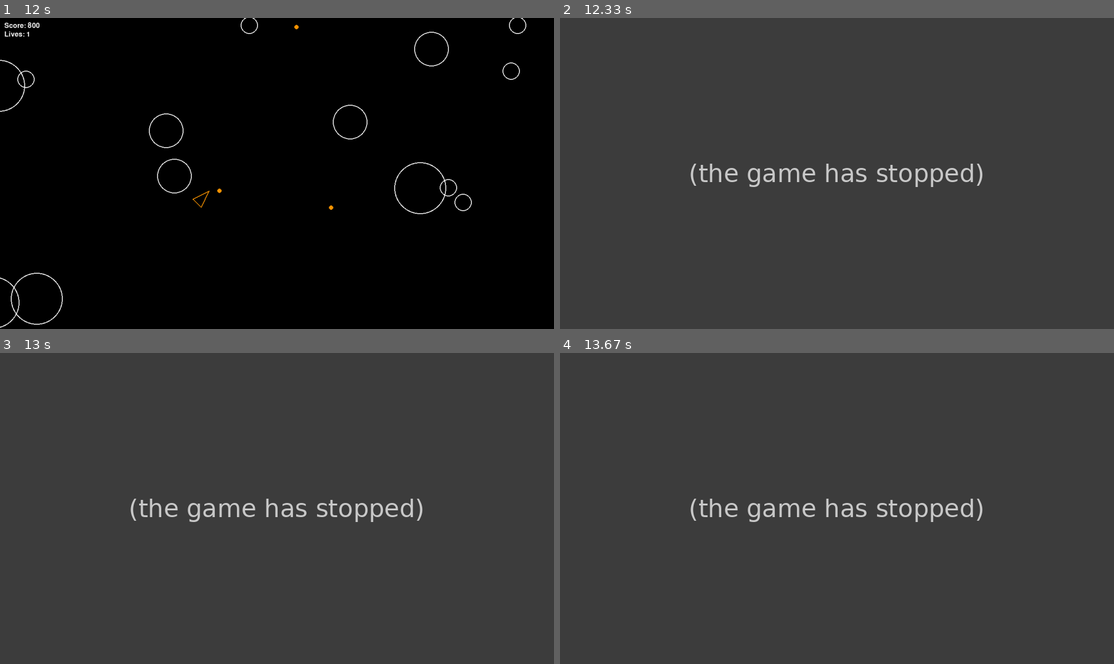
Above: before the commit, frames 1-4 (two rows, left to right).
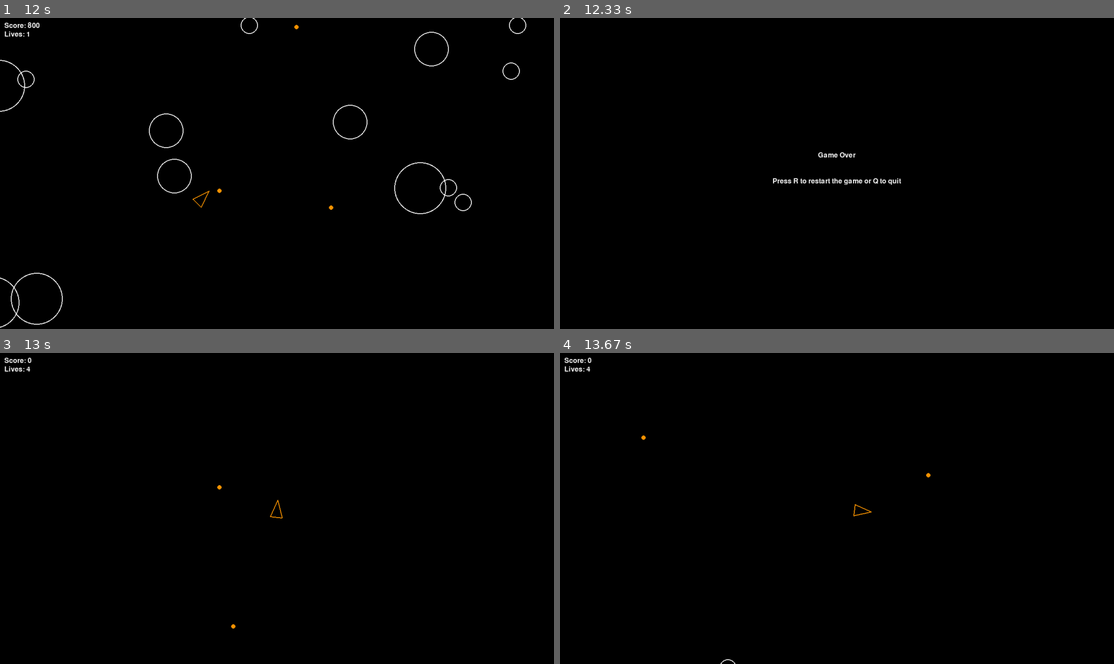
Above: after the commit, the same moments.

Repository: tp-coder/pygame-asteroid
Game: pygame game, started from main.py
Two runs of this game, one before a commit and one after it. Both use one fixed random seed, a clock stepped at 60 frames per second and the inputs below.
Inputs:
- Up to frame 1 (12 s): tap Space at 0.33, 0.73, 1.03, 1.23, 1.53, 1.9, 2.3, 2.6, 2.8, 3.1, 3.3, 3.63, 3.93, 4.13, 4.43, 4.7, 5.03, 5.33, 5.8, 6.2, 6.5, 6.87, 7.27, 7.57, 7.77, 8.07, 8.27, 8.6, 8.9, 9.1, 9.4, 9.67, 10, 10.3, 10.43, 10.83, 11.13, 11.5, 11.9 s; hold Up 0.67-1.13 s; hold Right 1.17-1.8 s; hold Down 1.83-2.2 s; hold Left 2.23-2.7 s; hold Right 2.73-3.2 s; hold Up 3.23-3.53 s; hold Right 3.57-4.03 s; hold Left 4.07-4.6 s; hold Down 4.63-4.93 s; hold Left 4.97-5.37 s; tap A at 5.4 s; hold Up 5.73-6.1 s; hold Right 6.13-6.77 s; hold Down 6.8-7.17 s; hold Left 7.2-7.67 s; hold Right 7.7-8.17 s; hold Up 8.2-8.5 s; hold Right 8.53-9 s; hold Left 9.03-9.57 s; hold Down 9.6-9.9 s; hold Left 9.93-10.33 s; hold Up 10.37-10.73 s; hold Right 10.77-11.4 s; hold Down 11.43-11.8 s; hold Left from 11.83 s (still down)
- Up to frame 2 (12.33 s): tap Space at 12.2 s; release Left at 12.3 s
- Up to frame 3 (13 s): hold R 12.33-12.8 s; hold Right 12.33-12.8 s; tap Space at 12.4, 12.7, 12.9 s; hold Right from 12.83 s (still down)
- Up to frame 4 (13.67 s): tap Space at 13.2, 13.4 s; release Right at 13.3 s; hold Up 13.33-13.63 s

Frame 1 is identical in both runs. In frame 2, 100% of the frame differs, in the area x 0-100%, y 0-100%; in frame 3, 100%; in frame 4, 100%.
Before the commit the program exited at 12.22 s; later frames show no game.

Commit message:
implemented game over screen and gave player the possibility to either restart or quit the game

Diff:
--- a/main.py
+++ b/main.py
@@ -32,6 +32,7 @@
     drawable = pygame.sprite.Group()
     asteroids = pygame.sprite.Group()
     shots = pygame.sprite.Group()
+
     # adding player objects into the groups
     Player.containers = (updatable, drawable)
     Asteroid.containers = (asteroids, updatable, drawable)
@@ -49,6 +50,28 @@
         lives_text = font.render(f"Lives: {lives}", True, (255, 255, 255))
         screen.blit(score_text, (10, 10))
         screen.blit(lives_text, (10, 30))
+
+    # Print Game Over and give player the option to quit or restart
+    def game_over_screen(screen):
+        game_over_text = font.render("Game Over", True, (255, 255, 255))
+        restart_text = font.render("Press R to restart the game or Q to quit", True, (255, 255, 255))
+        screen.blit(game_over_text, (SCREEN_WIDTH / 2 - game_over_text.get_width() / 2, SCREEN_HEIGHT / 2 - 50))
+        screen.blit(restart_text, (SCREEN_WIDTH / 2 - restart_text.get_width() / 2, SCREEN_HEIGHT / 2 + 10))
+        pygame.display.flip()
+
+        waiting = True
+        while waiting:
+            for event in pygame.event.get():
+                if event.type == KEYDOWN:
+                    if event.type == QUIT:
+                        pygame.quit()
+                        sys.exit()
+                    if event.key == K_r:
+                        waiting = False
+                        main()
+                    elif event.key == K_q:
+                        pygame.quit()
+                        sys.exit()
 
     # creating an infinite game loop with a black screen
     running = True
@@ -77,6 +100,9 @@
             if asteroid.collision(player):
                 player.lose_life()
                 asteroid.split()
+                if player.lives <= 0:
+                    game_over_screen(screen)
+                    running = False
 
         # drawing the player
         for draw in drawable:
--- a/player.py
+++ b/player.py
@@ -65,10 +65,6 @@
         self.lives -= 1
         if self.lives > 0:
             self.respawn()
-        else:
-            print("Game Over")
-            pygame.quit()
-            sys.exit()
 
     def respawn(self):
         self.position = pygame.Vector2(SCREEN_WIDTH / 2, SCREEN_HEIGHT / 2)
Not shown, changed: README.md
